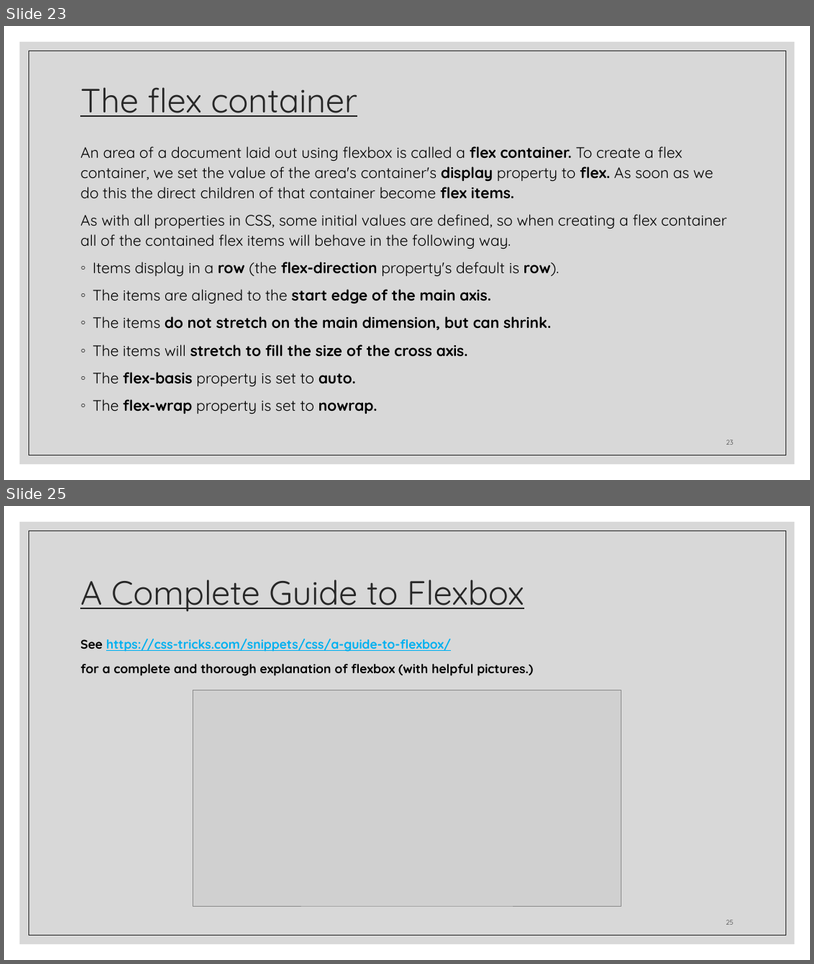
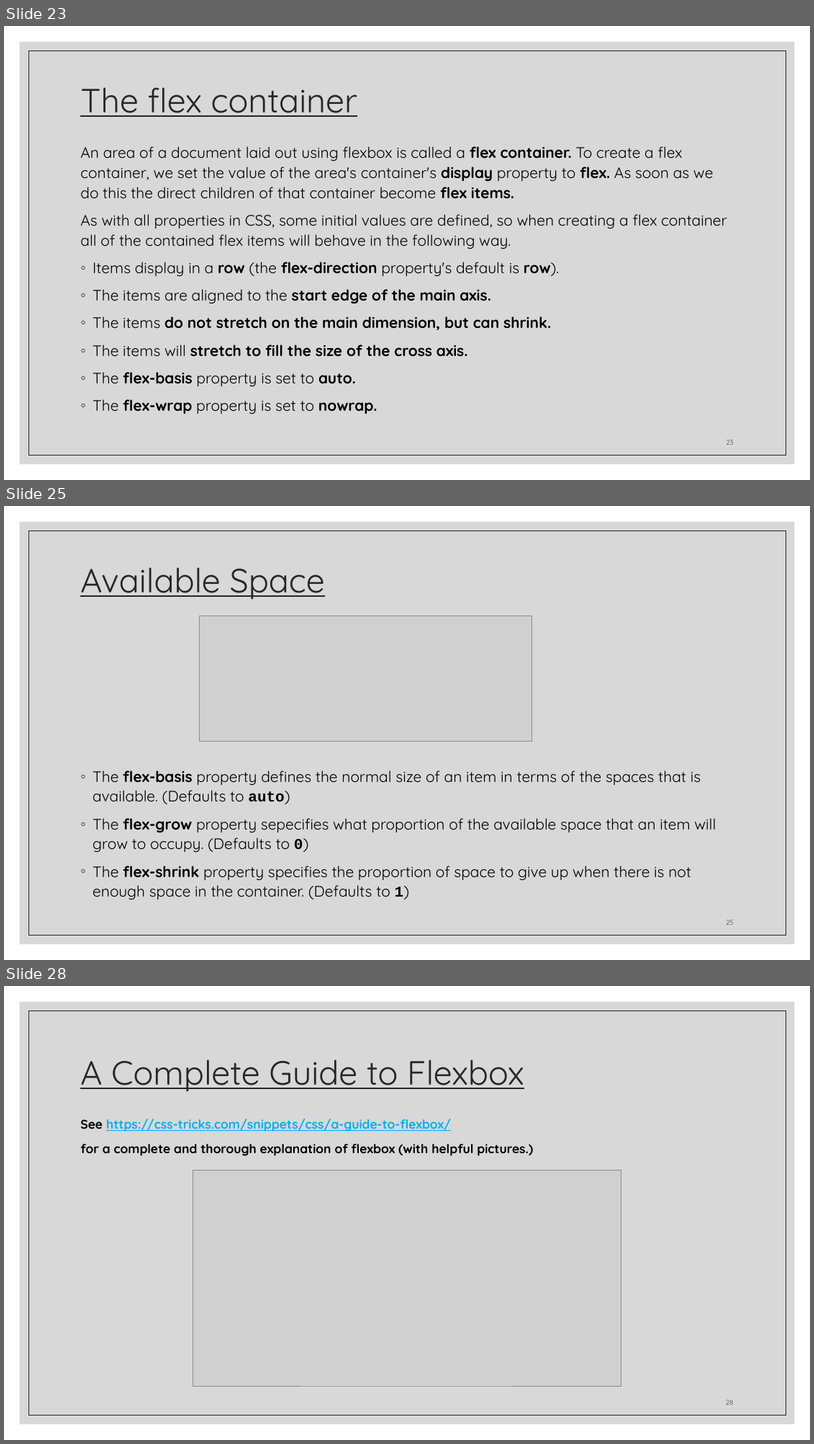
Before and after one commit to zackstotts/base-node-curriculum, a slide deck: unit_00/html_review/03 CSS.pptx. Shown one above the other, each under a label of ours: slides 23 and 25 before the commit, slides 23, 25 and 28 after it; the slides between them are not shown. The pictures are 814x964 and 814x1444 pixels, drawn with LibreOffice and Linux fonts; fonts in the diff are those of the drawing; grey boxes stand for pictures. Boxes give left, top, right and bottom in pixels: in the first picture for what was removed or moved away, otherwise in the second. Text is boxed around its words. In the diff, an @@ line names an element or a change of style, - is before the commit and + after.

```diff
--- a/unit_00/html_review/03 CSS.pptx
+++ b/unit_00/html_review/03 CSS.pptx
@@ slide 25 added at (4,506,810,960), background #FFFFFF; not listed: 2 template elements that a slide beside it also shows @@
@@ title added at (80,567,325,600), 40 pt, text #262626, underline @@
+Available Space
@@ picture added at (199,616,532,741) @@
@@ text added at (93,770,716,899), 18 pt, text #000000 @@
+◦ The flex-basis property defines the normal size of an item in terms of the spaces that is available. (Defaults to auto)
+◦ The flex-grow property sepecifies what proportion of the available space that an item will grow to occupy. (Defaults to 0)
+◦ The flex-shrink property specifies the proportion of space to give up when there is not enough space in the container. (Defaults to 1)
@@ page number added at (726,919,733,924), 8 pt, text #404040 @@
+25
@@ what was slide 25 is now slide 28 @@
```
Also in this commit, not shown: 1 slide changed, 4 other slides added, 1 slide removed.
